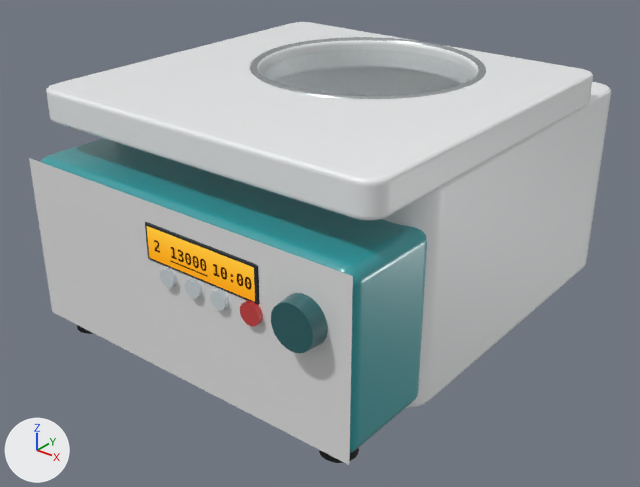
Two versions of the glTF model modeller/santrifuj.glb, one commit apart.
Camera for both pictures: a 50 mm lens placed at (0.339, -0.441, 0.313), pointed at (0.001, -0.018, 0.051). Every picture has the same lights, and +X, +Y and +Z are marked at lower left. The picture after the commit comes second. Where no turn or scale is listed for an object, it has been applied to the vertices.

Script lines for the objects in view, before the commit:
```python
mat_material_4 = principled_material('Material_4')
mat_material_4.base_color = (0.0252, 0.342, 0.366)  # cyan #2c9ea3
mat_material_4.roughness = 0.32
mat_material_4.coat_weight = 0.7
mat_material_4.coat_roughness = 0.25
me_mesh_11 = bpy.data.meshes.new('Mesh_11')
me_mesh_11.from_pydata(...)  # 4 vertices, 2 faces; spans x -0.0405..0.0405, y 0.0, z -0.01..0.01
me_mesh_11.materials.append(mat_material_6)
me_mesh_20 = bpy.data.meshes.new('Mesh_20')
me_mesh_20.from_pydata(...)  # 65 vertices, 64 faces; spans x -0.076..0.076, y -0.076..0.076, z 0.0
me_mesh_20.materials.append(mat_material_12)  # pale blue #cfe6ea
me_mesh_8 = bpy.data.meshes.new('Mesh_8')
me_mesh_8.from_pydata(...)  # 488 vertices, 972 faces; spans x -0.124..0.124, y -0.036..0.036, z -0.056..0.056
me_mesh_8.materials.append(mat_material_4)  # cyan #2c9ea3
ob_mesh_11 = bpy.data.objects.new('Mesh_11', me_mesh_11)
ob_mesh_11.location = (0.023, -0.1497, 0.096)
ob_mesh_20 = bpy.data.objects.new('Mesh_20', me_mesh_20)
ob_mesh_20.location = (0.0, 0.0335, 0.156)
ob_mesh_8 = bpy.data.objects.new('Mesh_8', me_mesh_8)
ob_mesh_8.location = (0.0, -0.1125, 0.066)
# also in view: 'Mesh_16' at (0.096, -0.153, 0.087); 'Mesh_9' at (0.0, -0.149, 0.066); 'Mesh_17' at (0.0, -0.01, 0.152); 'Mesh_4' at (0.0, 0.034, 0.075); 'Mesh_19' at (0.0, 0.033, 0.16)
```
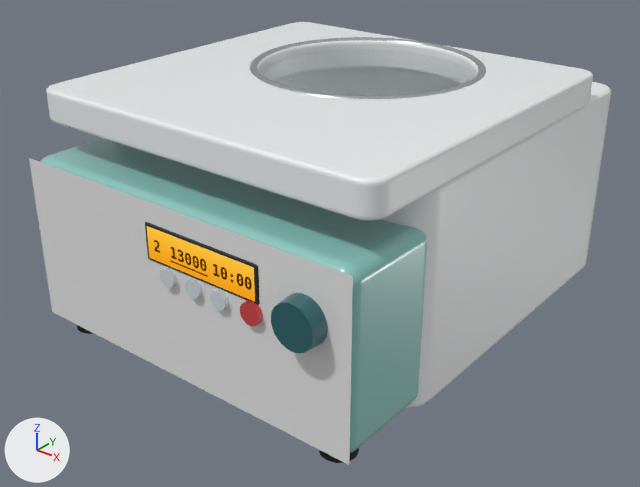
The change, as a list of edits to the scene's bpy script:
```text
Change mat_material_4:
    mat_material_4.base_color: (0.0252, 0.342, 0.366) -> (0.262, 0.578, 0.527)  # cyan #2c9ea3 -> cyan #8cc8c0
```

What differs and where, as boxes [x1, y1, x2, y2] in the pictures (640 x 487 px):
'Mesh_8', recoloured (lighter)
    both: [40, 138, 427, 453]
